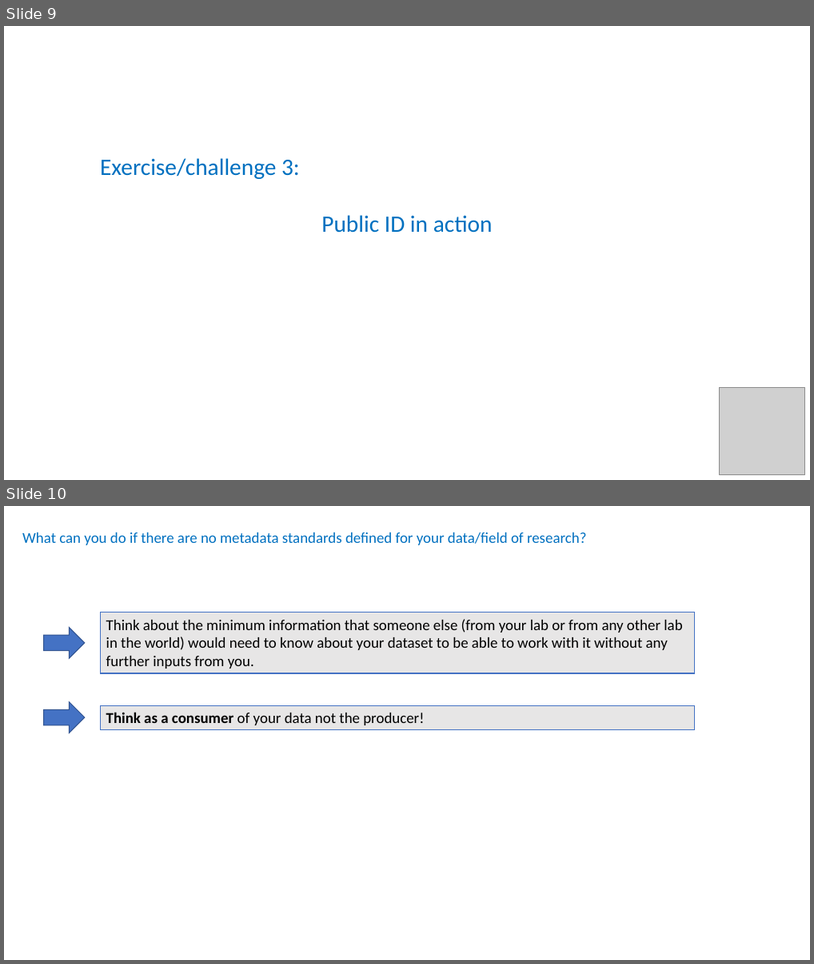
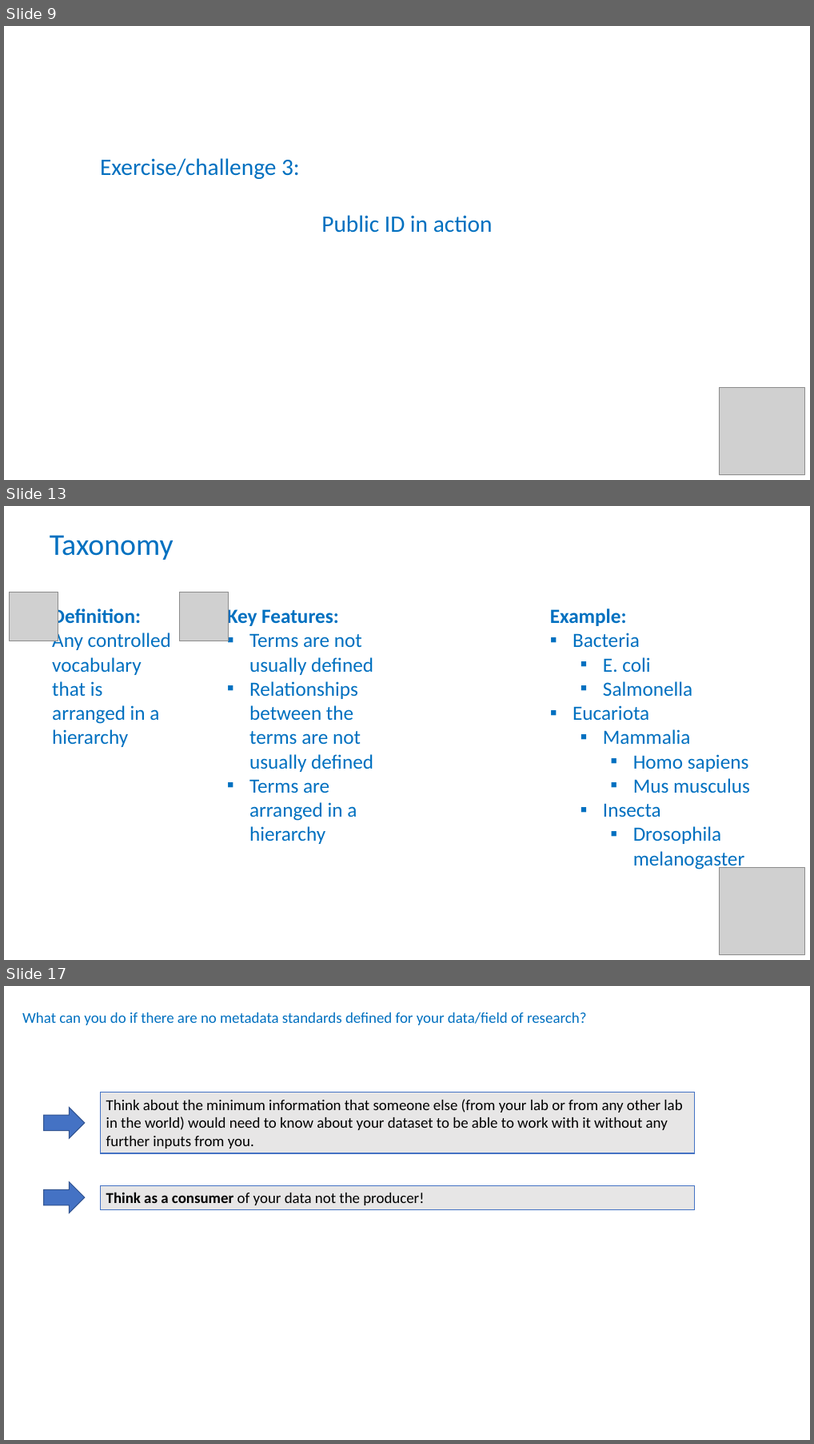
Before and after one commit to tobyhodges/solid-waddle, a slide deck: instructors/05-being-precise.pptx. Shown one above the other, each under a label of ours: slides 9 and 10 before the commit, slides 9, 13 and 17 after it; the slides between them are not shown. The pictures are 814x964 and 814x1444 pixels, drawn with LibreOffice and Linux fonts; fonts in the diff are those of the drawing; grey boxes stand for pictures. Boxes give left, top, right and bottom in pixels: in the first picture for what was removed or moved away, otherwise in the second. Text is boxed around its words. In the diff, an @@ line names an element or a change of style, - is before the commit and + after.

```diff
--- a/instructors/05-being-precise.pptx
+++ b/instructors/05-being-precise.pptx
@@ slide 13 added at (4,506,810,960), background #FFFFFF @@
@@ text added at (50,535,174,560), 36 pt, text #0070C0 @@
+Taxonomy
@@ picture added at (9,592,58,641) @@
@@ picture added at (179,592,229,641) @@
@@ text added at (52,607,171,747), 24 pt, text #0070C0 @@
+Definition:
+Any controlled vocabulary that is arranged in a hierarchy
@@ text added at (227,607,374,844), 24 pt, text #0070C0 @@
+Key Features:
+▪ Terms are not usually defined
+▪ Relationships between the terms are not usually defined
+▪ Terms are arranged in a hierarchy
@@ text added at (550,608,750,870), 24 pt, text #0070C0 @@
+Example:
+▪ Bacteria
+  ▪ E. coli
+  ▪ Salmonella
+▪ Eucariota
+  ▪ Mammalia
+    ▪ Homo sapiens
+    ▪ Mus musculus
+  ▪ Insecta
+    ▪ Drosophila melanogaster
@@ picture added at (720,867,805,955) @@
@@ what was slide 10 is now slide 17 @@
```
Also in this commit, not shown: 6 other slides added.
